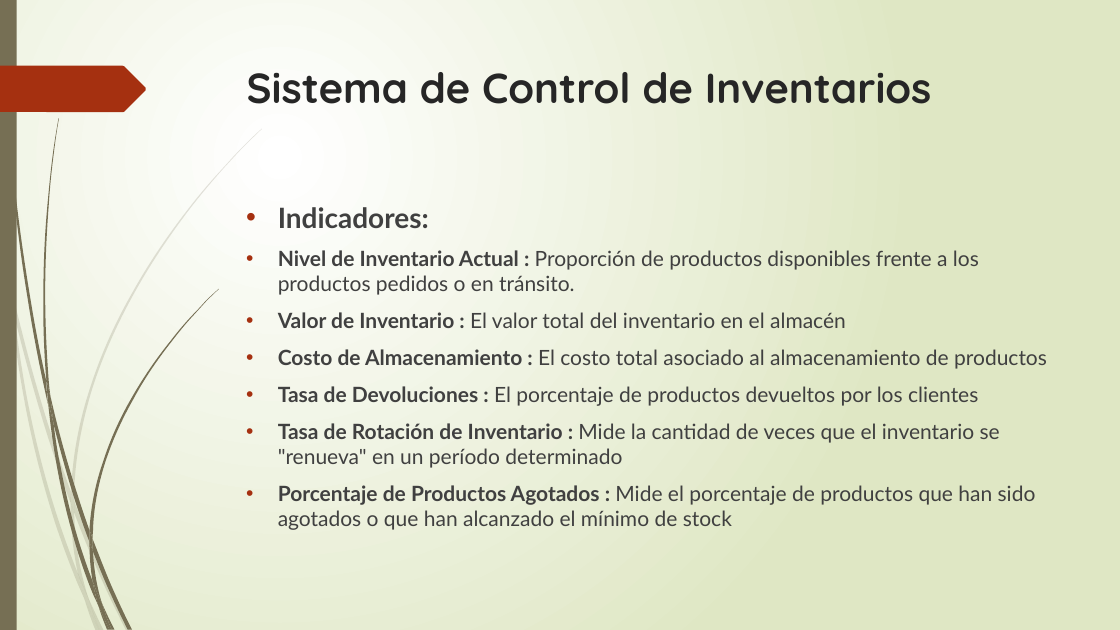
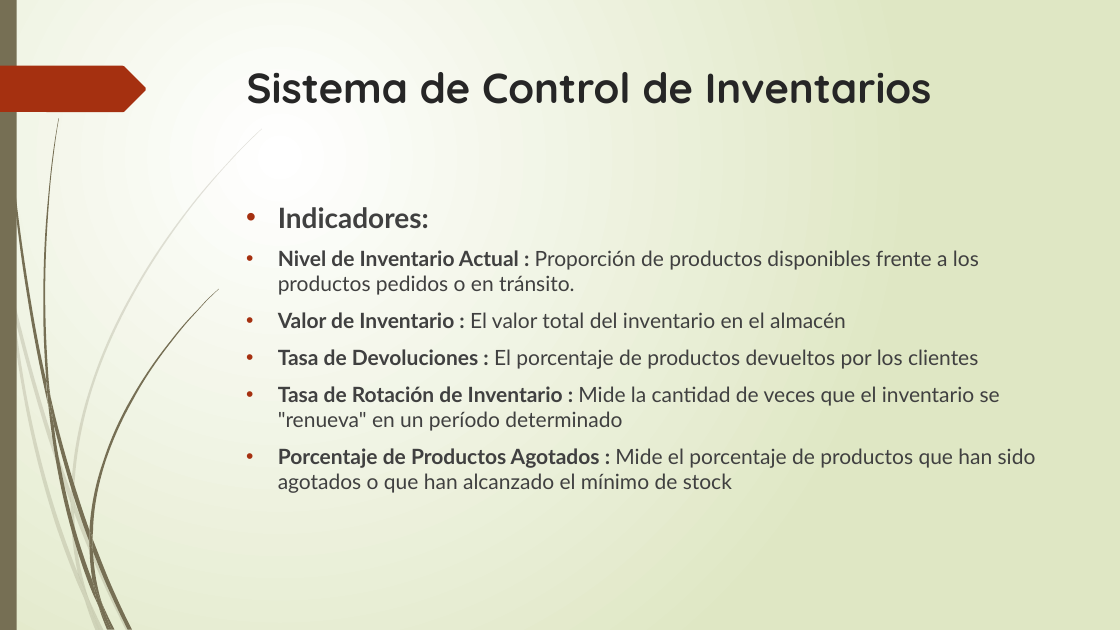
Before and after one commit to Infamous1991/POO-Proyecto, a slide deck: slide 3 of doc/Grupo 4, Sistema de Control de Inventarios.pptx. Drawn at 1120x630 pixels with LibreOffice and Linux fonts; fonts in the diff are those of the drawing. Boxes give left, top, right and bottom in pixels: in the first picture for what was removed or moved away, otherwise in the second. Text is boxed around its words. In the diff, an @@ line names an element or a change of style, - is before the commit and + after.

```diff
--- a/doc/Grupo 4, Sistema de Control de Inventarios.pptx
+++ b/doc/Grupo 4, Sistema de Control de Inventarios.pptx
@@ text at <box>278,349,1047,369</box>: paragraph removed @@
-• Costo de Almacenamiento : El costo total asociado al almacenamiento de productos
```
Also in this commit, not shown: 5 other files.
